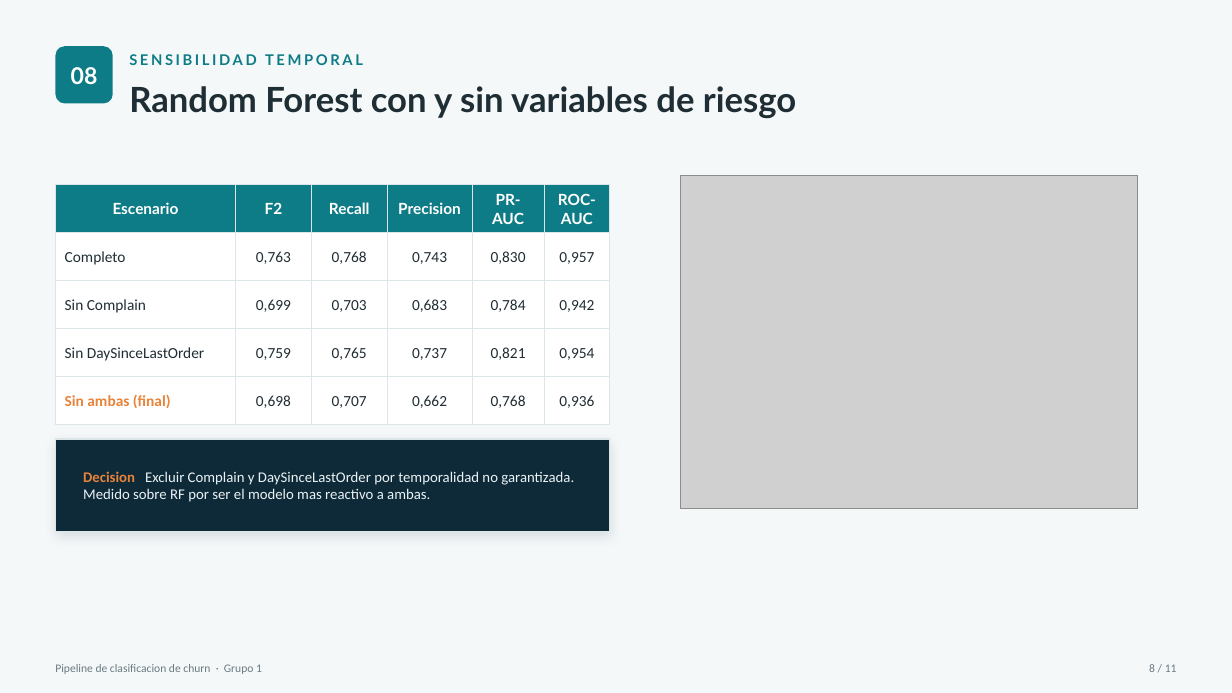
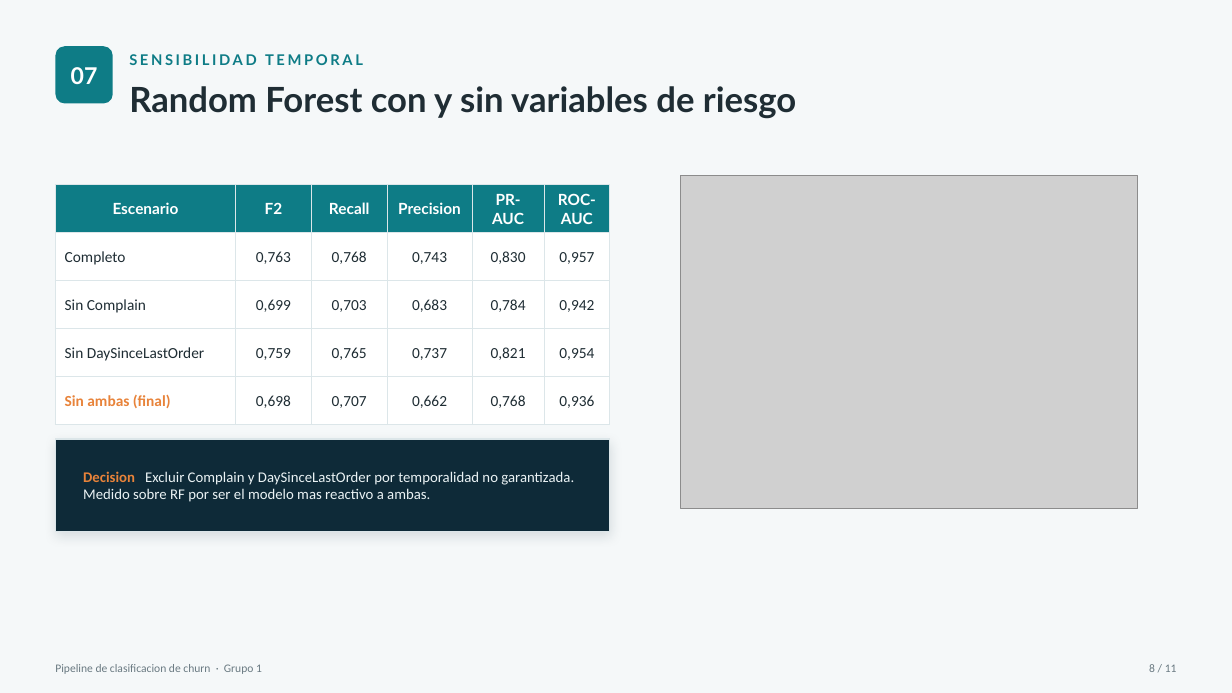
Before and after one commit to FelipeTamaki/TP_IA_aplicada_a_negocios_churn_Grupo1, a slide deck: slide 8 of presentacion_tecnica_churn.pptx (slide 9 before the commit). Drawn at 1232x693 pixels with LibreOffice and Linux fonts; fonts in the diff are those of the drawing; grey boxes stand for pictures. Boxes give left, top, right and bottom in pixels: in the first picture for what was removed or moved away, otherwise in the second. Text is boxed around its words. In the diff, an @@ line names an element or a change of style, - is before the commit and + after.

```diff
--- a/presentacion_tecnica_churn.pptx
+++ b/presentacion_tecnica_churn.pptx
@@ text at (x1=71, y1=67, x2=98, y2=84): text changed @@
-08
+07
```
Also in this commit, not shown: 9 other slides changed, 1 slide removed.
